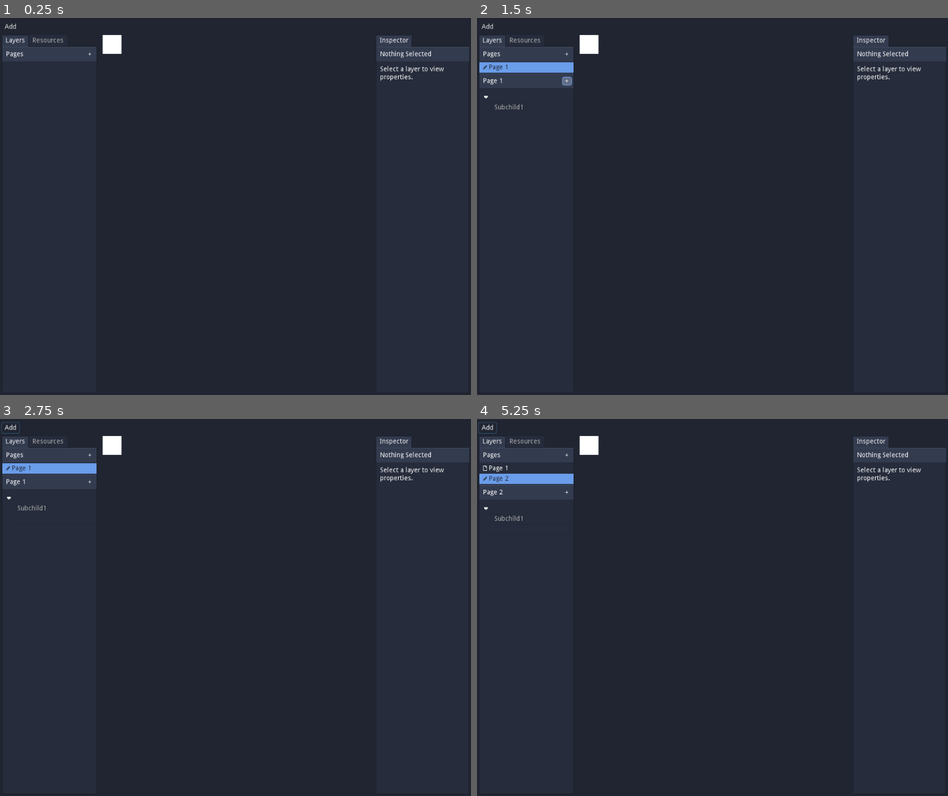
Above: before the commit, frames 1-4 (two rows, left to right).
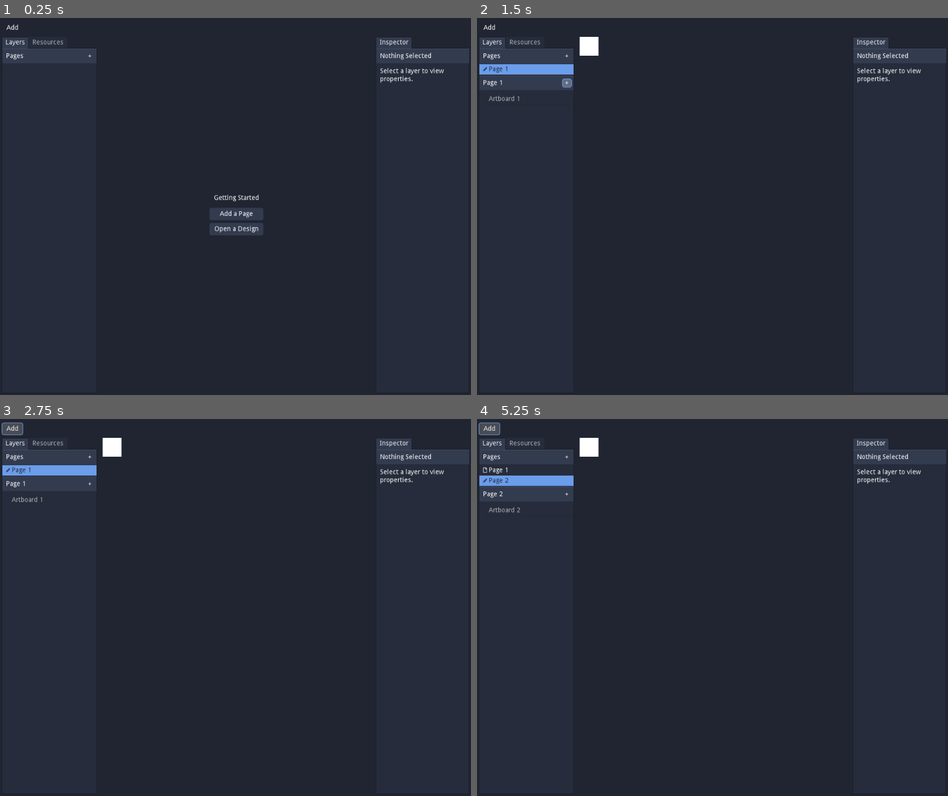
Above: after the commit, the same moments.

Repository: opengraphica/opengraphica-app
Game: Godot game, scene res://src/editors/editor_main.tscn
Same seed, same stepped clock (60 frames per second), same inputs: the game is played once before the commit and once after it.
Inputs:
- Up to frame 1 (0.25 s): no input
- Up to frame 2 (1.5 s): click "+" at 0.5 s; click "+" at 1.25 s
- Up to frame 3 (2.75 s): click "Add" at 2 s
- Up to frame 4 (5.25 s): click "Add" at 2.75 s; click "+" at 3.5 s; click "+" at 4.25 s; click "Add" at 5 s

The runs differ from the first frame. In frame 1, 1.7% of the frame differs, in the area x 0-100%, y 1-58%; in frame 2, 1.1%; in frame 3, 1.2%; in frame 4, 1.3%.

Commit message:
Adding artboard

Diff:
--- a/project.godot
+++ b/project.godot
@@ -9,6 +9,11 @@
 config_version=4
 
 _global_script_classes=[ {
+"base": "HistoryAction",
+"class": "ArtboardCreateAction",
+"language": "GDScript",
+"path": "res://src/actions/artboard_create_action.gd"
+}, {
 "base": "HistoryAction",
 "class": "FileCreateAction",
 "language": "GDScript",
@@ -33,13 +38,20 @@
 "class": "PageSelectAction",
 "language": "GDScript",
 "path": "res://src/actions/page_select_action.gd"
+}, {
+"base": "Reference",
+"class": "TreeController",
+"language": "GDScript",
+"path": "res://src/utility_classes/tree_controller.gd"
 } ]
 _global_script_class_icons={
+"ArtboardCreateAction": "",
 "FileCreateAction": "",
 "HistoryAction": "",
 "PageCreateAction": "",
 "PageDeleteAction": "",
-"PageSelectAction": ""
+"PageSelectAction": "",
+"TreeController": ""
 }
 
 [application]
@@ -55,6 +67,10 @@
 
 Workspace="*res://workspace.gd"
 
+[debug]
+
+gdscript/warnings/return_value_discarded=false
+
 [display]
 
 window/size/width=1000
--- /dev/null
+++ b/src/actions/artboard_create_action.gd
@@ -0,0 +1,37 @@
+extends HistoryAction
+class_name ArtboardCreateAction
+
+var artboard_id: int
+var artboard_definition: Dictionary
+var previous_selected_artboard_id
+
+func _init(definition: Dictionary):
+	id = HistoryAction.ID.ARTBOARD_CREATE
+	description = "Create Artboard"
+	artboard_definition = definition
+
+func do():
+	.do()
+	previous_selected_artboard_id = Workspace.working_file.selected_artboard_id
+	artboard_id = Workspace.working_file.artboard_id_counter
+	Workspace.working_file.artboard_id_counter += 1
+	Workspace.working_file.selected_artboard_id = artboard_id
+	var selected_page = Workspace.get_selected_page()
+	if selected_page:
+		selected_page.artboards.push_back({
+			"id": artboard_id,
+			"display_name": artboard_definition.display_name if artboard_definition.has("display_name") else "Artboard " + str(artboard_id + 1),
+			"children": [],
+		})
+
+func undo():
+	.undo()
+	Workspace.working_file.selected_artboard_id = previous_selected_artboard_id
+	Workspace.working_file.artboard_id_counter -= 1
+	var selected_page = Workspace.get_selected_page()
+	if selected_page:
+		for i in selected_page.artboards.size():
+			var artboard = selected_page.artboards[i]
+			if artboard.id == artboard_id:
+				selected_page.artboards.remove(i)
+				break
--- a/src/actions/file_create_action.gd
+++ b/src/actions/file_create_action.gd
@@ -14,7 +14,9 @@
 		"filename": "new_file",
 		"extension": "opgr",
 		"page_id_counter": 0,
+		"artboard_id_counter": 0,
 		"selected_page_id": null,
+		"selected_artboard_id": null,
 		"pages": [],
 		"resources": [],
 	}
--- a/src/actions/history_action.gd
+++ b/src/actions/history_action.gd
@@ -2,6 +2,7 @@
 class_name HistoryAction
 
 enum ID {
+	ARTBOARD_CREATE,
 	FILE_CREATE,
 	PAGE_CREATE,
 	PAGE_DELETE,
--- a/src/actions/page_create_action.gd
+++ b/src/actions/page_create_action.gd
@@ -1,8 +1,13 @@
 extends HistoryAction
 class_name PageCreateAction
 
+const artboard_enums =  preload("res://src/enums/artboard.gd")
+const ARTBOARD_DISPLAY_LAYOUT = artboard_enums.ARTBOARD_DISPLAY_LAYOUT
+const ARTBOARD_DISPLAY_ALIGNMENT = artboard_enums.ARTBOARD_DISPLAY_ALIGNMENT
+
 var page_id: int
 var page_definition: Dictionary
+var previous_selected_artboard_id
 var previous_selected_page_id
 
 func _init(definition: Dictionary):
@@ -13,18 +18,24 @@
 func do():
 	.do()
 	previous_selected_page_id = Workspace.working_file.selected_page_id
+	previous_selected_artboard_id = Workspace.working_file.selected_artboard_id
 	page_id = Workspace.working_file.page_id_counter
 	Workspace.working_file.page_id_counter += 1
 	Workspace.working_file.selected_page_id = page_id
+	Workspace.working_file.selected_artboard_id = null
 	Workspace.working_file.pages.push_back({
 		"id": page_id,
 		"display_name": page_definition.display_name if page_definition.has("display_name") else "Page " + str(page_id + 1),
+		"artboard_display_layout": page_definition.artboard_display_layout if page_definition.has("artboard_display_layout") else ARTBOARD_DISPLAY_LAYOUT.HORIZONTAL,
+		"artboard_display_alignment": page_definition.artboard_display_alignment if page_definition.has("artboard_display_alignment") else ARTBOARD_DISPLAY_ALIGNMENT.TOP,
+		"artboard_display_spacing": page_definition.artboard_display_spacing if page_definition.has("artboard_display_spacing") else 100,
 		"artboards": [],
 	})
 
 func undo():
 	.undo()
 	Workspace.working_file.selected_page_id = previous_selected_page_id
+	Workspace.working_file.selected_artboard_id = previous_selected_artboard_id
 	Workspace.working_file.page_id_counter -= 1
 	for i in Workspace.working_file.pages.size():
 		var page = Workspace.working_file.pages[i]
--- a/src/actions/page_select_action.gd
+++ b/src/actions/page_select_action.gd
@@ -3,6 +3,7 @@
 
 var selected_page_id: int
 var previous_selected_page_id
+var previous_selected_artboard_id
 
 func _init(definition: Dictionary):
 	id = HistoryAction.ID.PAGE_SELECT
@@ -12,8 +13,13 @@
 func do():
 	.do()
 	previous_selected_page_id = Workspace.working_file.selected_page_id
+	previous_selected_artboard_id = Workspace.working_file.selected_artboard_id
 	Workspace.working_file.selected_page_id = selected_page_id
+	var selected_page = Workspace.get_selected_page()
+	if selected_page.artboards.size() > 0:
+		Workspace.working_file.selected_artboard_id = Workspace.get_artboard_id_by_index(0)
 
 func undo():
 	.undo()
 	Workspace.working_file.selected_page_id = previous_selected_page_id
+	Workspace.working_file.selected_artboard_id = previous_selected_artboard_id
--- a/src/docks/dock_layers.gd
+++ b/src/docks/dock_layers.gd
@@ -15,6 +15,7 @@
 var selected_page_heading: PanelContainer
 var selected_page_label: Label
 var selected_page_tree: Tree
+var selected_page_tree_root: TreeItem
 var page_context_menu: PopupMenu
 
 func _ready():
@@ -37,39 +38,23 @@
 	page_context_menu.connect("id_pressed", self, "_page_context_menu_selection")
 	Workspace.connect("history_change", self, "_history_change")
 
-	var root = selected_page_tree.create_item()
-	selected_page_tree.set_hide_root(true)
-	var child1 = selected_page_tree.create_item(root)
-	var child2 = selected_page_tree.create_item(root)
-	var subchild1 = selected_page_tree.create_item(child1)
-	subchild1.set_text(0, "Subchild1")
-
 
 func _history_change(action: HistoryAction):
-	var selected_page
+	print_debug(HistoryAction.ID.keys()[action.id])
+	var selected_page = null
 	if [HistoryAction.ID.PAGE_CREATE, HistoryAction.ID.PAGE_DELETE].has(action.id):
-		page_list.clear()
-		for i in Workspace.working_file.pages.size():
-			var page = Workspace.working_file.pages[i]
-			page_list.add_item(page.display_name, file_icon)
-			page_list.set_item_tooltip_enabled(i, false)
+		_create_page_list_items()
 	if [HistoryAction.ID.PAGE_CREATE, HistoryAction.ID.PAGE_DELETE, HistoryAction.ID.PAGE_SELECT].has(action.id):
-		var selected_page_index = -1
-		for i in Workspace.working_file.pages.size():
-			var page = Workspace.working_file.pages[i]
-			if Workspace.working_file.selected_page_id == page.id:
-				selected_page = page
-				page_list.set_item_icon(i, pencil_icon)
-				page_list.select(i)
-				page_list.ensure_current_is_visible()
-			else:
-				page_list.set_item_icon(i, file_icon)
+		selected_page = _set_page_list_item_selection()
+	if [HistoryAction.ID.PAGE_CREATE, HistoryAction.ID.PAGE_DELETE, HistoryAction.ID.PAGE_SELECT, HistoryAction.ID.ARTBOARD_CREATE].has(action.id):
+		_create_selected_page_outline_items()
 	if Workspace.working_file.pages.size() > 4:
 		page_list.auto_height = false
 		page_list.rect_min_size.y = 100
 	else:
 		page_list.auto_height = true
 		page_list.rect_min_size.y = 0
+
 	selected_page_heading.visible = true if Workspace.working_file.selected_page_id != null else false
 	selected_page_tree.visible = true if Workspace.working_file.selected_page_id != null else false
 	if selected_page_heading.visible and selected_page:
@@ -86,6 +71,26 @@
 			"id": Workspace.working_file.pages[index].id
 		})
 	)
+
+func _create_page_list_items():
+	page_list.clear()
+	for i in Workspace.working_file.pages.size():
+		var page = Workspace.working_file.pages[i]
+		page_list.add_item(page.display_name, file_icon)
+		page_list.set_item_tooltip_enabled(i, false)
+
+func _set_page_list_item_selection():
+	var selected_page = null
+	for i in Workspace.working_file.pages.size():
+		var page = Workspace.working_file.pages[i]
+		if Workspace.working_file.selected_page_id == page.id:
+			selected_page = page
+			page_list.set_item_icon(i, pencil_icon)
+			page_list.select(i)
+			page_list.ensure_current_is_visible()
+		else:
+			page_list.set_item_icon(i, file_icon)
+	return selected_page
 
 func _page_context_menu_opened(index: int, at_position: Vector2):
 	page_context_menu.clear()
@@ -104,4 +109,16 @@
 			)
 
 func _add_artboard_pressed():
-	pass
+	Workspace.do_action(
+		ArtboardCreateAction.new({})
+	)
+
+func _create_selected_page_outline_items():
+	selected_page_tree.clear()
+	selected_page_tree_root = selected_page_tree.create_item()
+	selected_page_tree.set_hide_root(true)
+	var selected_page = Workspace.get_selected_page()
+	if selected_page:
+		for artboard in selected_page.artboards:
+			var artboard_item = selected_page_tree.create_item(selected_page_tree_root)
+			artboard_item.set_text(0, artboard.display_name)
--- a/src/editors/editor_main.tscn
+++ b/src/editors/editor_main.tscn
@@ -45,32 +45,32 @@
 
 [node name="PanelContainer" type="PanelContainer" parent="MarginContainer/VBoxContainer"]
 margin_right = 992.0
-margin_bottom = 30.0
+margin_bottom = 34.0
 custom_styles/panel = SubResource( 1 )
 
 [node name="HBoxContainer" type="HBoxContainer" parent="MarginContainer/VBoxContainer/PanelContainer"]
 margin_top = 4.0
 margin_right = 992.0
-margin_bottom = 26.0
+margin_bottom = 30.0
 
 [node name="ToolButton" type="ToolButton" parent="MarginContainer/VBoxContainer/PanelContainer/HBoxContainer"]
-margin_right = 37.0
-margin_bottom = 22.0
+margin_right = 45.0
+margin_bottom = 26.0
 text = "Add"
 
 [node name="HSplitContainer" type="HSplitContainer" parent="MarginContainer/VBoxContainer"]
-margin_top = 32.0
+margin_top = 36.0
 margin_right = 992.0
 margin_bottom = 792.0
 size_flags_vertical = 3
 
 [node name="HSplitContainer" type="HSplitContainer" parent="MarginContainer/VBoxContainer/HSplitContainer"]
 margin_right = 14.0
-margin_bottom = 760.0
+margin_bottom = 756.0
 
 [node name="TabContainer" type="TabContainer" parent="MarginContainer/VBoxContainer/HSplitContainer/HSplitContainer"]
 margin_right = 2.0
-margin_bottom = 760.0
+margin_bottom = 756.0
 tab_align = 0
 
 [node name="Layers" parent="MarginContainer/VBoxContainer/HSplitContainer/HSplitContainer/TabContainer" instance=ExtResource( 1 )]
@@ -89,17 +89,16 @@
 [node name="ViewportContainer" type="Control" parent="MarginContainer/VBoxContainer/HSplitContainer/HSplitContainer"]
 margin_left = 14.0
 margin_right = 14.0
-margin_bottom = 760.0
+margin_bottom = 756.0
 rect_clip_content = true
 size_flags_horizontal = 9
 
 [node name="ViewportArtboards" parent="MarginContainer/VBoxContainer/HSplitContainer/HSplitContainer/ViewportContainer" instance=ExtResource( 5 )]
-z_index = -10
 
 [node name="TabContainer" type="TabContainer" parent="MarginContainer/VBoxContainer/HSplitContainer"]
 margin_left = 26.0
 margin_right = 992.0
-margin_bottom = 760.0
+margin_bottom = 756.0
 tab_align = 0
 __meta__ = {
 "_edit_use_anchors_": false
--- /dev/null
+++ b/src/enums/artboard.gd
@@ -0,0 +1,10 @@
+const ARTBOARD_DISPLAY_LAYOUT = {
+	"HORIZONTAL": "horizontal",
+	"VERTICAL": "vertical",
+}
+
+const ARTBOARD_DISPLAY_ALIGNMENT = {
+	"TOP": "top",
+	"CENTER": "center",
+	"BOTTOM": "bottom",
+}
--- a/src/themes/editor_theme.tres
+++ b/src/themes/editor_theme.tres
@@ -7,12 +7,26 @@
 [ext_resource path="res://src/themes/editor_theme/tooltip_stylebox.tres" type="StyleBox" id=5]
 [ext_resource path="res://src/themes/editor_theme/tab_stylebox_fg.tres" type="StyleBox" id=6]
 [ext_resource path="res://src/themes/editor_theme/tab_stylebox_bg.tres" type="StyleBox" id=7]
+[ext_resource path="res://src/themes/editor_theme/button_stylebox_normal.tres" type="StyleBox" id=8]
+[ext_resource path="res://src/themes/editor_theme/button_stylebox_focus.tres" type="StyleBox" id=9]
+[ext_resource path="res://src/themes/editor_theme/button_stylebox_hover.tres" type="StyleBox" id=10]
 
 [sub_resource type="StyleBoxFlat" id=1]
 
 [sub_resource type="StyleBoxFlat" id=2]
 
 [resource]
+Button/colors/font_color = Color( 1, 1, 1, 1 )
+Button/colors/font_color_disabled = Color( 0.9, 0.9, 0.9, 0.2 )
+Button/colors/font_color_hover = Color( 0.941176, 0.941176, 0.941176, 1 )
+Button/colors/font_color_pressed = Color( 1, 1, 1, 1 )
+Button/constants/hseparation = 2
+Button/fonts/font = null
+Button/styles/disabled = null
+Button/styles/focus = ExtResource( 9 )
+Button/styles/hover = ExtResource( 10 )
+Button/styles/normal = ExtResource( 8 )
+Button/styles/pressed = ExtResource( 8 )
 Fonts/fonts/large = null
 Fonts/fonts/normal = null
 ItemList/colors/font_color = Color( 1, 1, 1, 1 )
--- /dev/null
+++ b/src/themes/editor_theme/button_stylebox_normal.tres
@@ -0,0 +1,12 @@
+[gd_resource type="StyleBoxFlat" format=2]
+
+[resource]
+content_margin_left = 10.0
+content_margin_right = 10.0
+content_margin_top = 6.0
+content_margin_bottom = 6.0
+bg_color = Color( 0.2, 0.231373, 0.309804, 1 )
+corner_radius_top_left = 4
+corner_radius_top_right = 4
+corner_radius_bottom_right = 4
+corner_radius_bottom_left = 4
--- /dev/null
+++ b/src/utility_classes/tree_controller.gd
@@ -0,0 +1,10 @@
+extends Reference
+class_name TreeController
+
+static func free_children(parent_item: TreeItem):
+	var current_item = parent_item.get_children()
+	while current_item:
+		var next_item = current_item.get_next()
+		parent_item.remove_child(current_item)
+		current_item.free()
+		current_item = next_item
--- a/src/viewport/viewport_artboards.gd
+++ b/src/viewport/viewport_artboards.gd
@@ -1,9 +1,30 @@
-extends Node2D
+extends Control
+
+var no_pages_prompt: CenterContainer
+var artboards_container: Node2D
 
 func _ready():
+	no_pages_prompt = $NoPagesPrompt
+	artboards_container = $Artboards
+
+	no_pages_prompt.visible = true
+	artboards_container.visible = false
+
+	$NoPagesPrompt/VBoxContainer/AddPageButton.connect("pressed", self, "_add_page_pressed")
+
 	Workspace.connect("history_change", self, "_history_change")
 
 func _history_change(action: HistoryAction):
-	match action.id:
-		HistoryAction.ID.PAGE_CREATE:
-			pass
+	if [
+		HistoryAction.ID.FILE_CREATE, HistoryAction.ID.PAGE_CREATE,
+		HistoryAction.ID.PAGE_DELETE, HistoryAction.ID.PAGE_SELECT,
+	].has(action.id):
+		var selected_page = Workspace.get_selected_page()
+		no_pages_prompt.visible = true if not selected_page else false
+		artboards_container.visible = true if selected_page else false
+
+
+func _add_page_pressed():
+	Workspace.do_action(
+		PageCreateAction.new({})
+	)
--- a/src/viewport/viewport_artboards.tscn
+++ b/src/viewport/viewport_artboards.tscn
@@ -3,10 +3,61 @@
 [ext_resource path="res://src/viewport/nodes/artboard.tscn" type="PackedScene" id=1]
 [ext_resource path="res://src/viewport/viewport_artboards.gd" type="Script" id=2]
 
+[node name="ViewportArtboards" type="Control"]
+anchor_right = 1.0
+anchor_bottom = 1.0
+size_flags_horizontal = 11
+size_flags_vertical = 11
+size_flags_stretch_ratio = 0.0
+script = ExtResource( 2 )
+__meta__ = {
+"_edit_use_anchors_": false
+}
 
-[node name="ViewportArtboards" type="Node2D"]
-script = ExtResource( 2 )
+[node name="NoPagesPrompt" type="CenterContainer" parent="."]
+anchor_right = 1.0
+anchor_bottom = 1.0
+__meta__ = {
+"_edit_use_anchors_": false
+}
 
-[node name="Children" type="Node2D" parent="."]
+[node name="VBoxContainer" type="VBoxContainer" parent="NoPagesPrompt"]
+margin_left = 447.0
+margin_top = 363.0
+margin_right = 553.0
+margin_bottom = 437.0
+custom_constants/separation = 6
+alignment = 1
 
-[node name="Artboard" parent="Children" instance=ExtResource( 1 )]
+[node name="Label" type="Label" parent="NoPagesPrompt/VBoxContainer"]
+margin_right = 106.0
+margin_bottom = 14.0
+text = "Getting Started"
+align = 1
+
+[node name="MarginContainer" type="MarginContainer" parent="NoPagesPrompt/VBoxContainer"]
+margin_top = 20.0
+margin_right = 106.0
+margin_bottom = 22.0
+custom_constants/margin_right = 0
+custom_constants/margin_top = 0
+custom_constants/margin_left = 0
+custom_constants/margin_bottom = 2
+
+[node name="AddPageButton" type="Button" parent="NoPagesPrompt/VBoxContainer"]
+margin_top = 28.0
+margin_right = 106.0
+margin_bottom = 48.0
+text = "Add a Page"
+
+[node name="OpenDesignButton" type="Button" parent="NoPagesPrompt/VBoxContainer"]
+margin_top = 54.0
+margin_right = 106.0
+margin_bottom = 74.0
+text = "Open a Design"
+
+[node name="Artboards" type="Node2D" parent="."]
+visible = false
+skew = 4.37114e-08
+
+[node name="Artboard" parent="Artboards" instance=ExtResource( 1 )]
--- a/workspace.gd
+++ b/workspace.gd
@@ -59,6 +59,38 @@
 		id = working_file.pages[index].id
 	return id
 
+func get_selected_page():
+	if working_file and working_file.selected_page_id != null:
+		return working_file.pages[get_page_index_by_id(working_file.selected_page_id)]
+	else:
+		return null
+
+func get_artboard_index_by_id(id: int):
+	var index = null
+	var selected_page = get_selected_page()
+	if selected_page:
+		for i in selected_page.artboards.size():
+			var artboard = selected_page.artboards[i]
+			if artboard.id == id:
+				index = i
+				break
+	return index
+
+func get_artboard_id_by_index(index: int):
+	var id = null
+	var selected_page = get_selected_page()
+	if selected_page and selected_page.artboards.size() > index:
+		id = selected_page.artboards[index].id
+	return id
+
+func get_selected_artboard():
+	var selected_artboard = null
+	if working_file and working_file.selected_artboard_id != null:
+		var selected_page = get_selected_page()
+		if selected_page:
+			selected_artboard = selected_page.artboards[get_artboard_index_by_id(working_file.selected_artboard_id)]
+	return selected_artboard
+
 # Lifecycle
 
 func _ready():
Not shown: 1 places in src/themes/editor_theme.tres that only renumber resources
